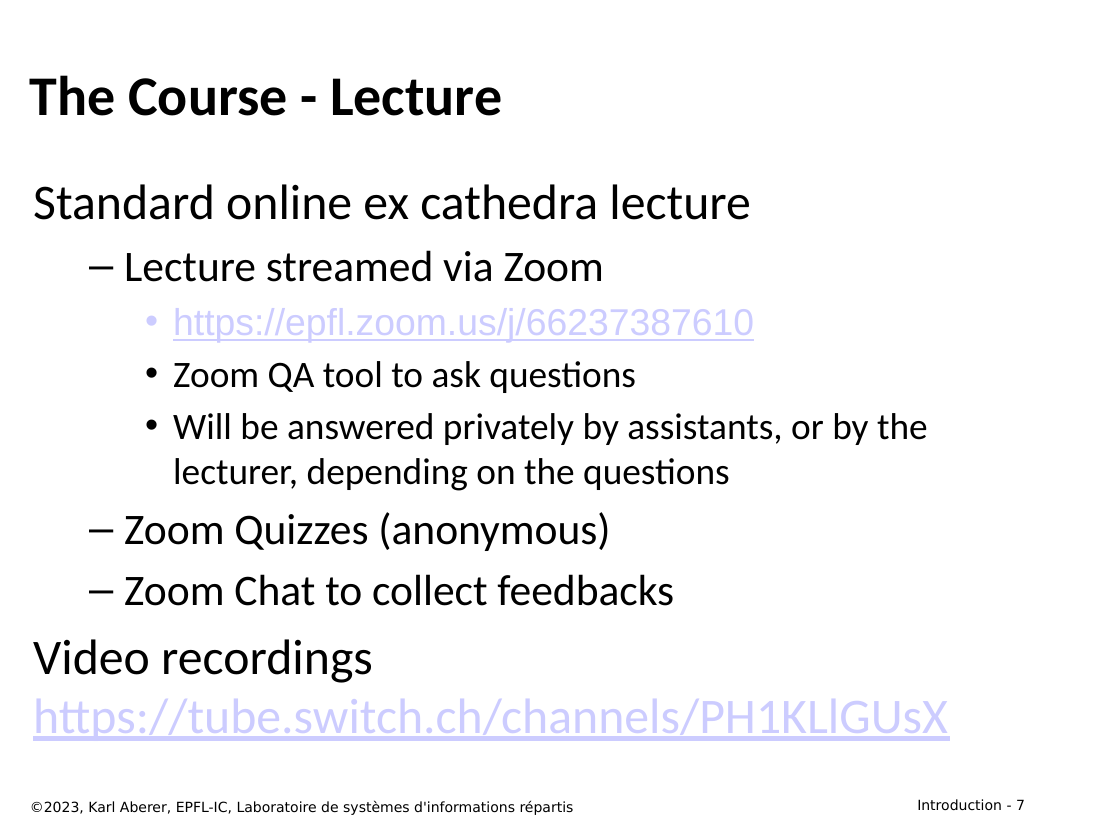
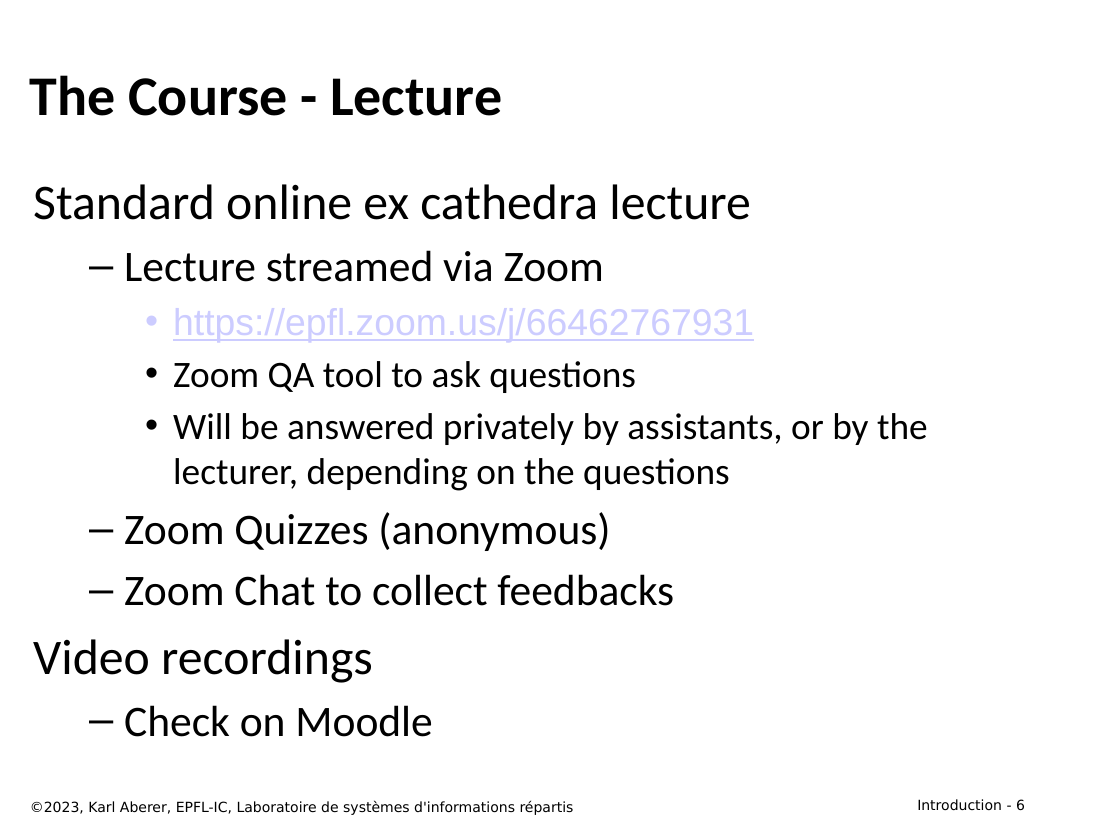
Before and after one commit to LSIR/DIS, a slide deck: slide 6 of Lectures/week 1/week 1 - Course Information 2023.pptx (slide 7 before the commit). Drawn at 1120x840 pixels with LibreOffice and Linux fonts; fonts in the diff are those of the drawing. Boxes give left, top, right and bottom in pixels: in the first picture for what was removed or moved away, otherwise in the second. Text is boxed around its words. In the diff, an @@ line names an element or a change of style, - is before the commit and + after.

```diff
--- a/Lectures/week 1/week 1 - Course Information 2023.pptx
+++ b/Lectures/week 1/week 1 - Course Information 2023.pptx
@@ text at <box>173,308,754,342</box>: text changed @@
-    • https://epfl.zoom.us/j/66237387610
+    • https://epfl.zoom.us/j/66462767931
@@ text at <box>33,639,432,737</box>: text changed; text colour #CCCCFF to #000000 @@
-Video recordings https://tube.switch.ch/channels/PH1KLlGUsX
+Video recordings
+  – Check on Moodle
@@ page number at <box>917,799,1025,811</box>: text changed @@
-Introduction - 7
+Introduction - 6
```
Also in this commit, not shown: 5 other slides changed, 1 slide removed, 3 other files.
